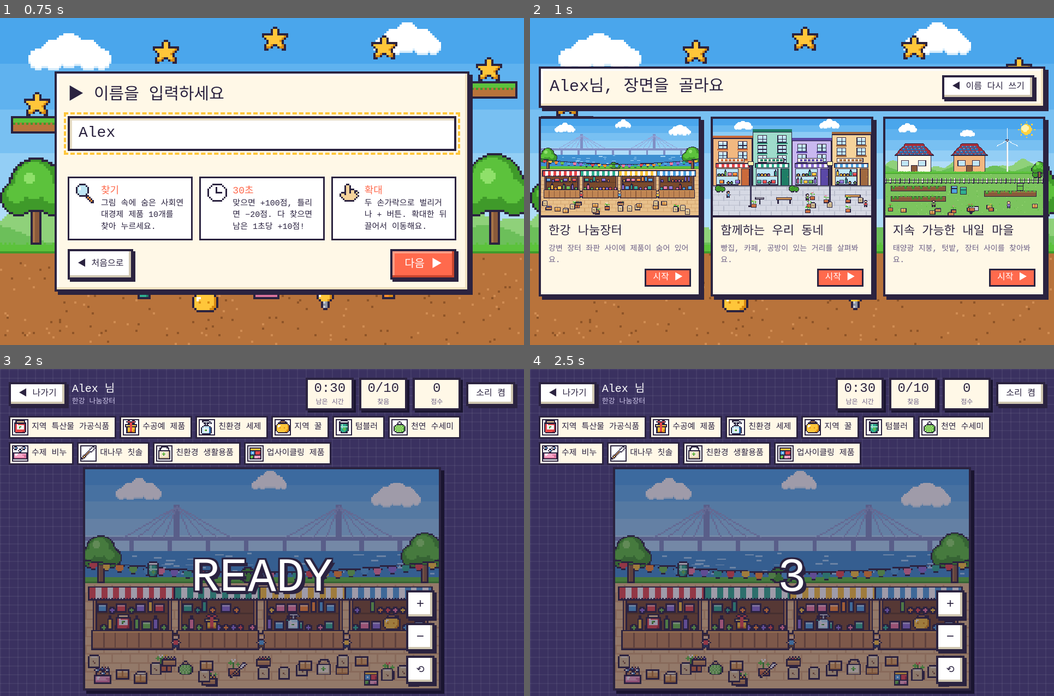
Above: before the commit, frames 1-4 (two rows, left to right).
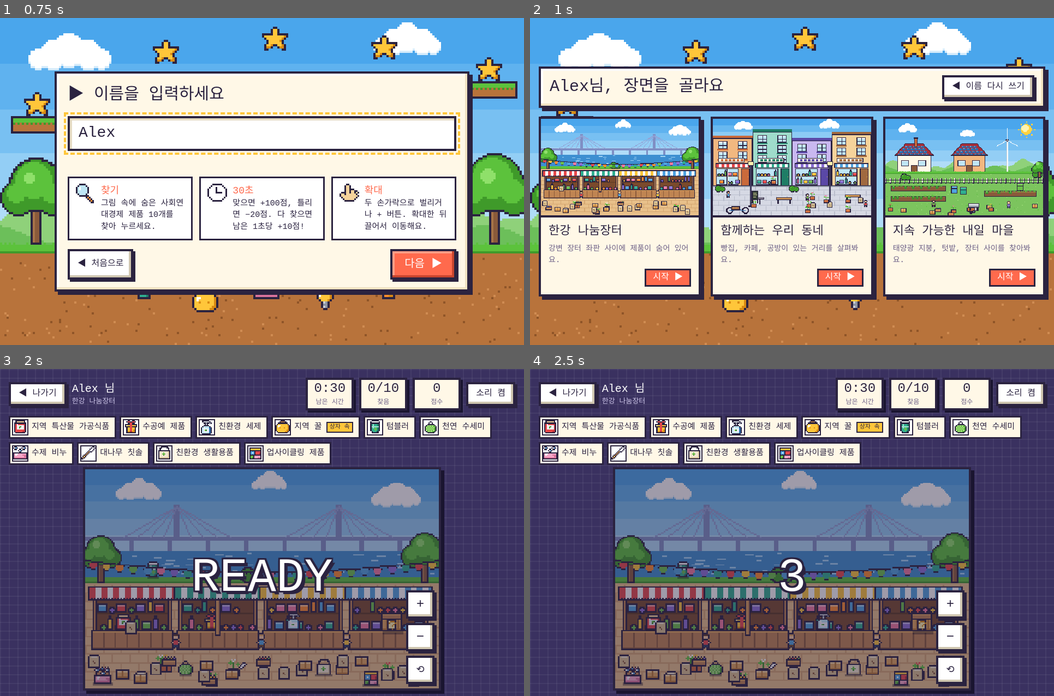
Above: after the commit, the same moments.

Repository: aibangqiu999-hue/sse-expo-game
Game: browser game, page index.html
Two runs of this game, one before a commit and one after it. Both use one fixed random seed, a clock stepped at 60 frames per second and the inputs below.
Inputs (mouse positions are in pixels of both pictures, inside the frame that each line leads up to):
- Up to frame 1 (0.75 s): click "▶ 시작" at 0.27 s; click (262, 132) at 0.52 s; type "Alex" at 0.52 s
- Up to frame 2 (1 s): click "다음 ▶" at 0.77 s
- Up to frame 3 (2 s): hold Left 1.03-1.6 s; tap Space at 1.1, 1.6 s; hold Left from 1.65 s (still down); click "한강 나눔장터 강변 장터 좌판 사이에 제품이 숨어 있…" at 1.77 s
- Up to frame 4 (2.5 s): release Left at 2.08 s; tap Space at 2.1 s; hold Left from 2.13 s (still down)

Frame 1 is identical in both runs. In frame 2, 0.3% of the frame differs, in the area x 5-86%, y 36-60%; in frame 3, 1.9%, in the area x 17-94%, y 14-98%; in frame 4, 1.9%.

Commit message:
숨기기 3종 추가: 앞쪽 가림, 상자 열기, 바닥 그림자
Co-Authored-By: Claude Opus 5.5 <noreply@anthropic.com>

Diff:
--- a/index.html
+++ b/index.html
@@ -96,6 +96,7 @@
 .tray{list-style:none;margin:0;padding:0;display:flex;flex-wrap:wrap;gap:6px}
 .tray li{flex:none;display:flex;align-items:center;gap:6px;background:var(--paper);border:3px solid var(--ink);padding:3px 10px 3px 3px;font-size:15px;white-space:nowrap}
 .tray li canvas{width:30px;height:30px;background:#fff;border:2px solid var(--ink)}
+.tray li small{font-size:11px;background:var(--sun);border:2px solid var(--ink);padding:0 4px;margin-left:2px}
 .tray li.found{background:#c9f0dd;color:var(--mint-d);text-decoration:line-through;text-decoration-thickness:3px}
 .stage-wrap{position:relative;min-height:0;display:flex;align-items:center;justify-content:center}
 .stage{position:relative;aspect-ratio:1.6;width:min(100%,calc((100dvh - 190px) * 1.6));border:4px solid var(--ink);box-shadow:6px 6px 0 #1a1530;background:#000;touch-action:none;cursor:crosshair}
@@ -397,17 +398,73 @@
   eco:{title:'지속 가능한 내일 마을',desc:'태양광 지붕, 텃밭, 장터 사이를 찾아봐요.',draw:drawEco,
     items:[['solar',36,40],['led',116,62],['ecocup',14,80],['pickles',86,107],['sprout',40,95],['veggiebox',176,100],['battery',96,134],['container',130,124],['recyclebag',154,136],['seeds',194,134]]},
 };
+/* ---------------- 숨기기: ③바닥 그림자 · ②상자 · ①앞쪽 가림 ---------------- */
+const SHADOW='rgba(15,12,28,.38)';
+// ③ 바닥 그림자: 스프라이트 맨 아랫줄 실제 폭만큼 아래 2줄
+function shadow(t,k,x,y){const rows=SPR[k],last=rows[rows.length-1];let l=last.search(/[^.]/),r=last.length-1-[...last].reverse().join('').search(/[^.]/);
+  if(l<0){l=0;r=last.length-1}t.R(x+l-1,y+rows.length-1,r-l+3,2,SHADOW)}
+// ② 닫힌 상자 / 열린 상자
+const QM=['.kkk.','k...k','...k.','..k..','.....','..k..'];
+function crateClosed(t,x,y){const w=14,h=13,X=x-1,Y=y-1;
+  t.R(X+1,Y+h,w,2,SHADOW);
+  t.box(X,Y,w,h,'#e2a65b','#f6d39b','#b97a35');t.R(X,Y+4,w,1,K);           // 뚜껑 경계
+  t.R(X+1,Y+1,w-2,3,'#c08552');t.R(X+1,Y+1,w-2,1,'#e2a65b');
+  for(let i=X+3;i<X+w-2;i+=4)t.R(i,Y+5,1,h-6,'#b97a35');                 // 판자 이음
+  t.box(X+4,Y+5,6,7,'#fff3b0');t.spr(QM.map(r=>r.replace(/k/g,'o')),X+5,Y+6) // 물음표 표
+}
+function crateBack(t,x,y,k){const w=14,X=x-1,ih=SPR[k].length;             // 열린 상자: 젖힌 뚜껑 + 안쪽
+  t.R(X+1,y+ih+1,w,2,SHADOW);t.box(X,y-5,w,4,'#c08552','#e2a65b');t.R(X,y-1,w,ih-3,'#7a4a2c');t.R(X,y-1,1,ih-3,K);t.R(X+w-1,y-1,1,ih-3,K)}
+function crateFront(t,x,y,k){const w=14,X=x-1,ih=SPR[k].length,Y=y+ih-5;     // 아래 5줄만 가리는 앞판
+  t.box(X,Y,w,6,'#e2a65b','#f6d39b','#b97a35');for(let i=X+3;i<X+w-2;i+=4)t.R(i,Y+1,1,4,'#b97a35')}
+
+// ① 장면별 앞쪽 가림 물건 + 상자 지정
+const HIDE={
+  market:{crate:'honey',fg(t){
+    // 잼: 앞에 놓인 곡물 자루
+    sack(t,27,104,'#d9c08f');
+    // 선물세트: 좌판 앞 기둥
+    t.R(88,90,4,24,K);t.R(89,90,2,23,'#c08552');t.R(89,90,1,23,'#e2a65b');
+    // 텀블러: 앞에 걸린 가랜드(깃발 줄) 다시 그리기
+    bunting(t,0,W,62,8);
+    // 대나무 칫솔: 앞에 놓인 나무 상자
+    crate(t,95,137);
+  }},
+  town:{crate:'mitten',fg(t){
+    // 빵: 빵집 진열창 창살
+    t.R(21,77,2,27,K);t.R(22,78,1,25,'#fff');
+    // 커피: 창가 화분
+    pot(t,88,96,rng(5));
+    // 원두: 카페 앞 칠판 입간판
+    t.R(59,112,10,14,K);t.R(60,113,8,12,'#2f3b33');t.R(61,115,5,1,'#fff3b0');t.R(61,118,6,1,'#fff3b0');t.R(61,121,4,1,'#fff3b0');
+    t.R(59,126,2,5,K);t.R(67,126,2,5,K);
+    // 로션: 자전거 앞 바구니에 쏙
+    t.circ(25,142,5,K);t.circ(25,142,3,'#d6d9e4');t.circ(49,142,5,K);t.circ(49,142,3,'#d6d9e4');
+    t.line(25,142,37,141,'#2c6fb0');t.line(37,141,49,142,'#2c6fb0');t.line(25,142,29,140,'#2c6fb0');
+    t.box(28,136,13,6,'#c08552','#e2a65b','#8a5a3b');for(let i=30;i<40;i+=3)t.R(i,137,1,4,'#8a5a3b');
+  }},
+  eco:{crate:'veggiebox',fg(t){
+    // 태양광 패널: 지붕 위 굴뚝
+    t.box(44,30,5,14,'#c96a3b','#e8935a');t.R(43,29,7,2,K);
+    // 새싹 키트: 앞 울타리 말뚝 다시 그리기
+    for(let x=0;x<70;x+=7){t.R(x,92,2,9,K);t.R(x,92,1,8,'#fff8e7')}t.R(0,95,70,1,K);t.R(0,99,70,1,K);
+    // 친환경 컵: 앞 덤불
+    bush(t,28,90);
+    // 다회용 도시락통: 외바퀴 수레 안에
+    t.box(126,131,17,7,'#c9ced6','#fff','#8d94a3');t.R(128,138,2,4,K);t.R(139,138,2,4,K);t.circ(134,144,2,K);t.D(134,144,'#c9ced6');
+  }},
+};
 const sceneCache={};
 function sceneCanvas(key,withItems){const id=key+(withItems?'+':'');if(sceneCache[id])return sceneCache[id];
-  const c=mkCanvas(W,H),t=T(c.getContext('2d'));SCENES[key].draw(t);
-  if(withItems)SCENES[key].items.forEach(([k,x,y])=>t.spr(SPR[k],x,y));return sceneCache[id]=c}
+  const c=mkCanvas(W,H),t=T(c.getContext('2d'));SCENES[key].draw(t);const hd=HIDE[key];
+  if(withItems)SCENES[key].items.forEach(([k,x,y])=>{if(k===hd.crate)return;shadow(t,k,x,y);t.spr(SPR[k],x,y)}); // 상자 제품은 drawMarks에서
+  hd.fg(t);return sceneCache[id]=c}
 function sprCanvas(el,k){const c=el.getContext('2d');el.width=12;el.height=12;c.clearRect(0,0,12,12);
   const w=sprW(k),h=sprH(k);T(c).spr(SPR[k],Math.floor((12-w)/2),Math.floor((12-h)/2))}
 
 /* ---------------- sound ---------------- */
 let actx=null,soundOn=store.get('expo_sound',true);
 function tone(seq){if(!soundOn)return;try{actx=actx||new (window.AudioContext||window.webkitAudioContext)();const t0=ac …(363 unchanged characters)…
-const sOk=()=>tone([[660,.1,0],[990,.18,.08]]),sBad=()=>tone([[160,.22,0,'sawtooth']]),sWin=()=>tone([[523,.15,0],[659,.15,.12],[784,.15,.24],[1046,.4,.36]]),sBeep=h=>tone([[h?880:440,.12,0]]);
+const sOk=()=>tone([[660,.1,0],[990,.18,.08]]),sBad=()=>tone([[160,.22,0,'sawtooth']]),sWin=()=>tone([[523,.15,0],[659,.15,.12],[784,.15,.24],[1046,.4,.36]]),sBeep=h=>tone([[h?880:440,.12,0]]),sOpen=()=>tone([[330,.06,0,'sine'],[440,.1,.05,'sine']]);
 
 /* ---------------- records (Google Sheet + local backup) ---------------- */
 const device=(()=>{const q=new URLSearchParams(location.search).get('device');if(q){store.set('expo_device',q);return q}let d=store.get('expo_device',null);if(!d){d='T-'+Math.random().toString(36).slice(2,6).toUpperCase();store.set('expo_device',d)}return d})();
@@ -468,14 +525,14 @@
 $('#btn-pick-back').onclick=()=>{show('s-entry');$('#name-in').focus()};
 
 /* ---------------- game ---------------- */
-const G={key:null,items:[],found:new Set(),wrong:0,t0:0,sec:0,timer:null,done:true,running:false,vb:{x:0,y:0,w:W,h:H},misses:[],reveal:false};
+const G={key:null,items:[],found:new Set(),wrong:0,t0:0,sec:0,timer:null,done:true,running:false,vb:{x:0,y:0,w:W,h:H},misses:[],reveal:false,opened:new Set()};
 const view=$('#view'),stage=$('#stage'),vctx=view.getContext('2d');
 let base=null;
 function startGame(key){
-  const s=SCENES[key];Object.assign(G,{key,items:s.items.map(([k,x,y])=>({k,x,y,w:sprW(k),h:sprH(k)})),found:new Set(),wrong:0,sec:0,done:false,running:false,misses:[],reveal:false});
+  const s=SCENES[key];Object.assign(G,{key,items:s.items.map(([k,x,y])=>({k,x,y,w:sprW(k),h:sprH(k)})),found:new Set(),opened:new Set(),wrong:0,sec:0,done:false,running:false,misses:[],reveal:false});
   base=sceneCanvas(key,true);G.vb={x:0,y:0,w:W,h:H};
   $('#g-name').textContent=player+' 님';$('#g-scene').textContent=s.title;
-  $('#tray').innerHTML=G.items.map((it,i)=>`<li data-k="${i}"><canvas data-tray="${it.k}"></canvas>${esc(NAMES[it.k])}</li>`).join('');
+  $('#tray').innerHTML=G.items.map((it,i)=>`<li data-k="${i}"><canvas data-tray="${it.k}"></canvas>${esc(NAMES[it.k])}${it.k===HIDE[key].crate?'<small>상자 속</small>':''}</li>`).join('');
   document.querySelectorAll('[data-tray]').forEach(c=>sprCanvas(c,c.dataset.tray));
   $('#g-time').textContent=fmt(CONFIG.TIME_LIMIT);$('#g-timebox').classList.remove('warn');updateStats();show('game');resize();
   // READY 3-2-1
@@ -495,6 +552,8 @@
 function ring(cx,cy,r,c,dash){const pts=new Set();for(let a=0;a<360;a+=2){const x=Math.round(cx+r*Math.cos(a*Math.PI/180)),y=Math.round(cy+r*Math.sin(a*Math.PI/180));pts.add(x+','+y)}
   let i=0;pts.forEach(p=>{const [x,y]=p.split(',').map(Number);if(!dash||(i++%4)<2)mt.D(x,y,c)})}
 function drawMarks(){mt.ctx.clearRect(0,0,W,H);const now=performance.now();
+  G.items.forEach((it,i)=>{if(it.k!==HIDE[G.key].crate)return;
+    if(!G.opened.has(i)&&!G.reveal)crateClosed(mt,it.x,it.y);else{crateBack(mt,it.x,it.y,it.k);mt.spr(SPR[it.k],it.x,it.y);crateFront(mt,it.x,it.y,it.k)}});
   G.items.forEach((it,i)=>{const cx=it.x+it.w/2-.5,cy=it.y+it.h/2-.5,r=Math.max(it.w,it.h)/2+2;
     if(G.found.has(i)){ring(cx,cy,r+1,'#fff');ring(cx,cy,r,'#ff2a4a');ring(cx,cy,r-.6,'#ff2a4a')}
     else if(G.reveal){ring(cx,cy,r,'#ffd23f',true);ring(cx,cy,r+1,K,true)}});
@@ -523,6 +582,7 @@
 })();
 function guess(cx,cy){if(G.done||!G.running)return;const p=toDot(cx,cy);const tol=12*G.vb.w/view.getBoundingClientRect().width;
   let hit=-1,bd=1e9;G.items.forEach((it,i)=>{const d=Math.hypot(it.x+it.w/2-p.x,it.y+it.h/2-p.y);if(d<Math.max(it.w,it.h)/2+1+tol&&d<bd){bd=d;hit=i}});
+  if(hit>=0&&G.items[hit].k===HIDE[G.key].crate&&!G.opened.has(hit)){G.opened.add(hit);sOpen();render();return} // 상자: 먼저 열기(감점 없음)
   if(hit>=0){if(G.found.has(hit))return;G.found.add(hit);const li=$(`#tray li[data-k="${hit}"]`);if(li){li.classList.add('found');li.scrollIntoView({block:'nearest',inline:'center',behavior:'smooth'})}
     sOk();updateStats();render();if(G.found.size===G.items.length)end(true)}
   else{G.wrong++;G.misses.push({x:Math.round(p.x),y:Math.round(p.y),t:performance.now()});sBad();updateStats();render();setTimeout(render,820)}}
